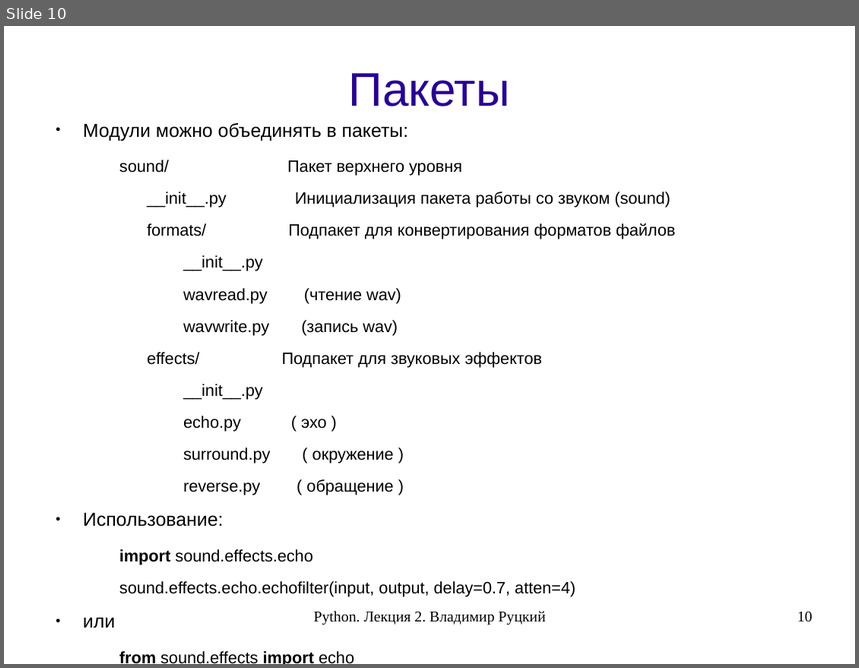
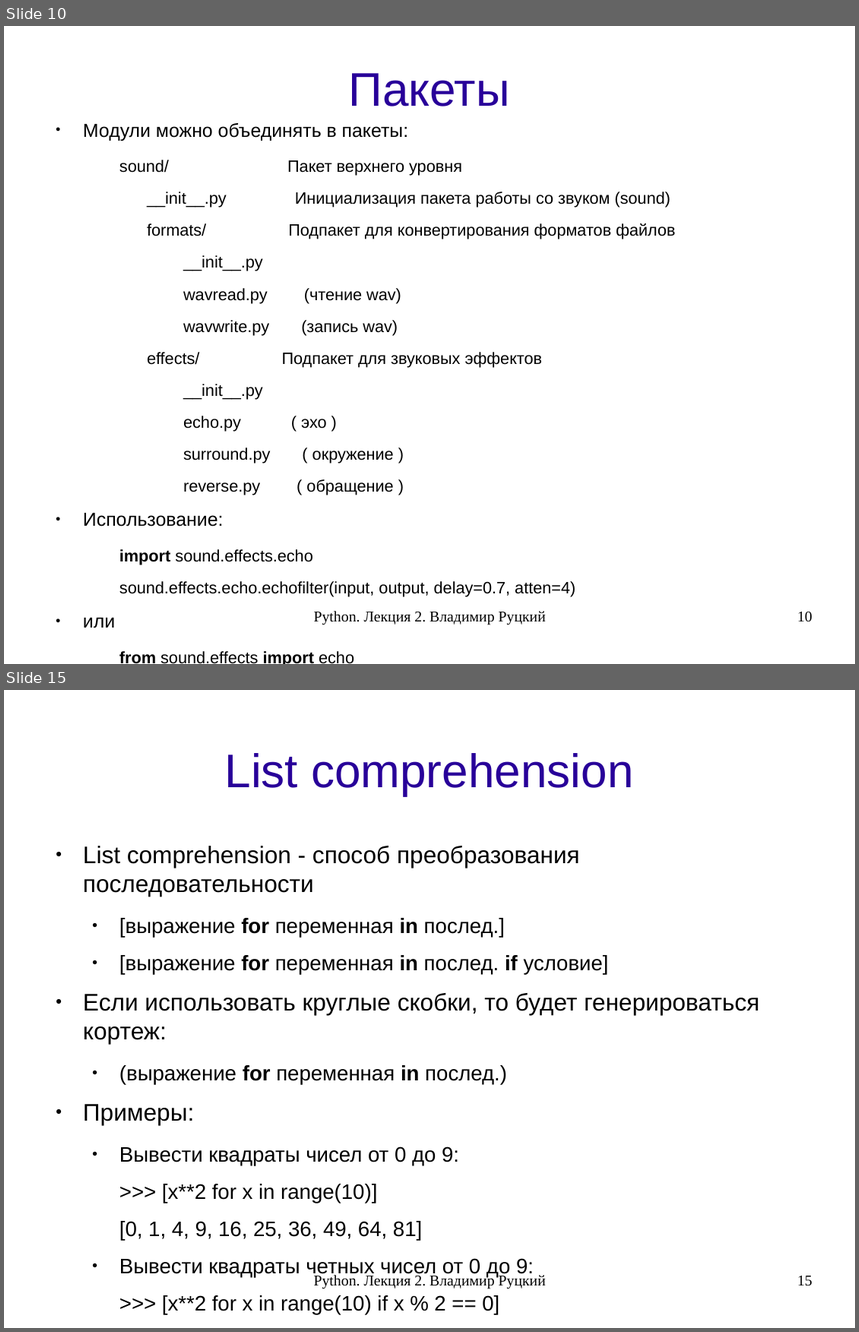
Before and after one commit to rutsky/python-course, a slide deck: 02_classes_modules.odp. Shown one above the other, each under a label of ours: slide 10 before the commit, slides 10 and 15 after it; the slides between them are not shown. The pictures are 859x668 and 859x1332 pixels, drawn with LibreOffice and Linux fonts; fonts in the diff are those of the drawing. Boxes give left, top, right and bottom in pixels: in the first picture for what was removed or moved away, otherwise in the second. Text is boxed around its words. In the diff, an @@ line names an element or a change of style, - is before the commit and + after.

```diff
--- a/02_classes_modules.odp
+++ b/02_classes_modules.odp
@@ slide 15 added at bbox=[4, 690, 855, 1328], background #FFFFFF @@
@@ title added at bbox=[224, 753, 633, 796], 44 pt, text #280099 @@
+List comprehension
@@ text added at bbox=[83, 846, 759, 1315], 19.6 pt, text #000000 @@
+● List comprehension - способ преобразования последовательности
+  ● [выражение for переменная in послед.]
+  ● [выражение for переменная in послед. if условие]
+● Если использовать круглые скобки, то будет генерироваться кортеж:
+  ● (выражение for переменная in послед.)
+● Примеры:
+  ● Вывести квадраты чисел от 0 до 9:
+  >>> [x**2 for x in range(10)]
+  [0, 1, 4, 9, 16, 25, 36, 49, 64, 81]
+  ● Вывести квадраты четных чисел от 0 до 9:
+  >>> [x**2 for x in range(10) if x % 2 == 0]
+  [0, 4, 16, 36, 64]
@@ text added at bbox=[314, 1274, 546, 1290], 14 pt, text #000000 @@
+Python. Лекция 2. Владимир Руцкий
@@ page number added at bbox=[797, 1276, 813, 1287], 14 pt, text #000000 @@
+15
```
Also in this commit, not shown: 1 slide changed, 5 other slides added, 3 other files.
